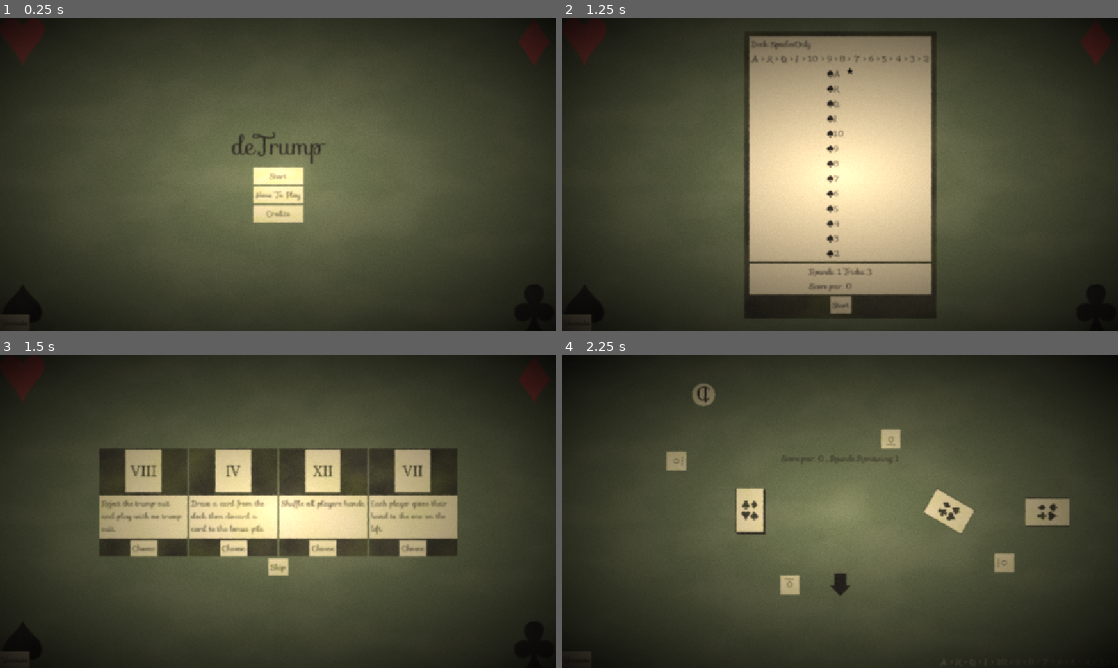
Above: before the commit, frames 1-4 (two rows, left to right).
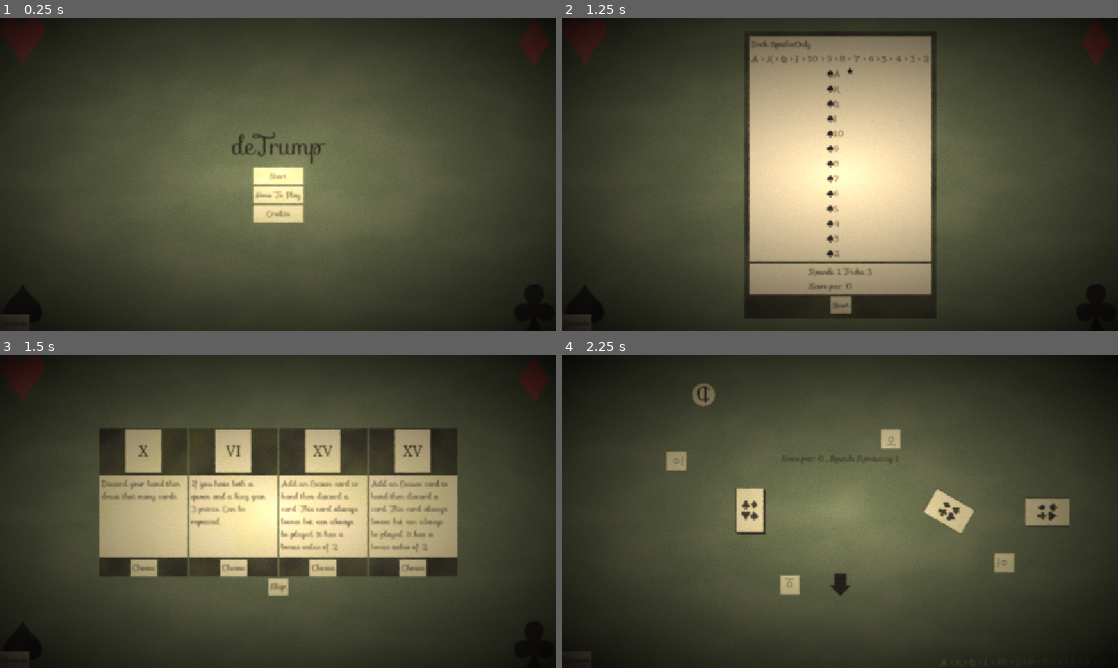
Above: after the commit, the same moments.

Repository: CMurtagh-LGTM/brackeys25.2
Game: Godot game, scene res://Main.tscn
Same seed, same stepped clock (60 frames per second), same inputs: the game is played once before the commit and once after it.
Inputs:
- Up to frame 1 (0.25 s): no input
- Up to frame 2 (1.25 s): click "Start" at 0.5 s
- Up to frame 3 (1.5 s): click "Start" at 1.25 s
- Up to frame 4 (2.25 s): click "Skip" at 2 s

Frames 1-2 are identical in both runs. In frame 3, 17% of the frame differs, in the area x 17-83%, y 23-78%; in frame 4, nothing differs.

Commit message:
Agent

Diff:
--- /dev/null
+++ b/Assets/Characters/Empty.svg
@@ -0,0 +1,41 @@
+<?xml version="1.0" encoding="UTF-8" standalone="no"?>
+<!-- Created with Inkscape (http://www.inkscape.org/) -->
+
+<svg
+   width="40"
+   height="40"
+   viewBox="0 0 210 297"
+   version="1.1"
+   id="svg1"
+   inkscape:version="1.4.2 (ebf0e940d0, 2025-05-08)"
+   sodipodi:docname="Empty.svg"
+   xmlns:inkscape="http://www.inkscape.org/namespaces/inkscape"
+   xmlns:sodipodi="http://sodipodi.sourceforge.net/DTD/sodipodi-0.dtd"
+   xmlns="http://www.w3.org/2000/svg"
+   xmlns:svg="http://www.w3.org/2000/svg">
+  <sodipodi:namedview
+     id="namedview1"
+     pagecolor="#ffffff"
+     bordercolor="#000000"
+     borderopacity="0.25"
+     inkscape:showpageshadow="2"
+     inkscape:pageopacity="0.0"
+     inkscape:pagecheckerboard="0"
+     inkscape:deskcolor="#d1d1d1"
+     inkscape:document-units="mm"
+     inkscape:zoom="0.89174383"
+     inkscape:cx="396.41429"
+     inkscape:cy="561.25984"
+     inkscape:window-width="3804"
+     inkscape:window-height="2094"
+     inkscape:window-x="0"
+     inkscape:window-y="0"
+     inkscape:window-maximized="1"
+     inkscape:current-layer="layer1" />
+  <defs
+     id="defs1" />
+  <g
+     inkscape:label="Layer 1"
+     inkscape:groupmode="layer"
+     id="layer1" />
+</svg>
--- a/Card/Card.gd
+++ b/Card/Card.gd
@@ -54,6 +54,9 @@
 
 func get_bower_colour() -> Color:
 	return _info.bower_colour
+
+func is_excuse() -> bool:
+	return _info.get_excuse()
 
 func suit(trump: Suit) -> Suit:
 	if get_bower(trump) != Bower.NONE:
--- a/Card/CardInfo.gd
+++ b/Card/CardInfo.gd
@@ -34,5 +34,8 @@
 func get_bower() -> Card.Bower:
 	return Card.Bower.NONE
 
+func get_excuse() -> bool:
+	return false
+
 func get_display_name() -> String:
 	return ""
--- /dev/null
+++ b/Card/ExcuseInfo.gd
@@ -0,0 +1,16 @@
+class_name ExcuseInfo
+extends CardInfo
+
+var _image: Texture2D = preload("res://Assets/Characters/Empty.svg")
+
+func get_image() -> Texture2D:
+	return _image
+
+func get_ordinal() -> Card.Ordinal:
+	return Card.Ordinal.BOTTOM
+
+func get_excuse() -> bool:
+	return true
+
+func get_display_name() -> String:
+	return "Excuse"
--- a/Deck/Deck.gd
+++ b/Deck/Deck.gd
@@ -11,6 +11,7 @@
 
 func add_card(card: Card) -> void:
 	if card.transient():
+		card.get_parent().remove_child(card)
 		return
 	await _cards.push_card(card)
 
--- a/GameManager/GameManager.gd
+++ b/GameManager/GameManager.gd
@@ -238,6 +238,9 @@
 			break
 	_triumph_chooser.visible = false
 
+	for triumph: Triumph in _triumphs:
+		triumph.reset_use()
+
 	_start_bid()
 
 func _start_bid() -> void:
@@ -317,6 +320,8 @@
 func _calculate_bonus_score() -> int:
 	var bonus: int = 0
 	for card: Card in _bonus_pile.get_cards():
+		if card.is_excuse():
+			bonus += 2
 		if card.suit(_game_state.trump()) != _game_state.trump():
 			continue
 		bonus += 1
--- a/Globals.gd
+++ b/Globals.gd
@@ -51,7 +51,7 @@
 
 var muted: bool = true # TODO false
 
-const forced_triumph: TriumphInfo = preload("res://Resources/Triumph/Traveller.tres")
+const forced_triumph: TriumphInfo = preload("res://Resources/Triumph/Agent.tres")
 
 func _ready() -> void:
 	var viewport = get_viewport()
--- a/Hand/Hand.gd
+++ b/Hand/Hand.gd
@@ -310,6 +310,9 @@
 func _can_play_card(card: Card) -> bool:
 	var card_suit: Suit = card.suit(_game_state.trump())
 
+	# Can always play excuse card
+	if card.is_excuse():
+		return true
 	# Leading can play any
 	if _game_state.lead_suit() == null:
 		return true
--- /dev/null
+++ b/Resources/Cards/Excuse.tres
@@ -0,0 +1,12 @@
+[gd_resource type="Resource" script_class="ExcuseInfo" load_steps=2 format=3 uid="uid://dbuc65ma2bm11"]
+
+[ext_resource type="Script" uid="uid://drg7r3osibewx" path="res://Card/ExcuseInfo.gd" id="1_56ijh"]
+
+[resource]
+script = ExtResource("1_56ijh")
+front_colour = Color(0.960784, 0.870588, 0.701961, 1)
+border_colour = Color(0.215686, 0.196078, 0.176471, 1)
+front_can_play_colour = Color(0.917647, 0.956863, 0.698039, 1)
+front_cant_play_colour = Color(0.956863, 0.737255, 0.698039, 1)
+bower_colour = Color(0.701961, 0.792157, 0.960784, 1)
+metadata/_custom_type_script = "uid://drg7r3osibewx"
--- a/Resources/Games/Four.tres
+++ b/Resources/Games/Four.tres
@@ -29,4 +29,5 @@
 rounds = 2
 tricks = 7
 win_condition = SubResource("Resource_50287")
+hands = 4
 metadata/_custom_type_script = "uid://c2wr4vn8g6efw"
--- a/Resources/Games/One.tres
+++ b/Resources/Games/One.tres
@@ -29,4 +29,5 @@
 rounds = 1
 tricks = 3
 win_condition = SubResource("Resource_u6gwy")
+hands = 4
 metadata/_custom_type_script = "uid://c2wr4vn8g6efw"
--- a/Resources/Games/Three.tres
+++ b/Resources/Games/Three.tres
@@ -29,4 +29,5 @@
 rounds = 3
 tricks = 5
 win_condition = SubResource("Resource_yl7aq")
+hands = 4
 metadata/_custom_type_script = "uid://c2wr4vn8g6efw"
--- a/Resources/Games/Two.tres
+++ b/Resources/Games/Two.tres
@@ -29,4 +29,5 @@
 rounds = 3
 tricks = 3
 win_condition = SubResource("Resource_ve83l")
+hands = 4
 metadata/_custom_type_script = "uid://c2wr4vn8g6efw"
--- /dev/null
+++ b/Resources/Triumph/Agent.tres
@@ -0,0 +1,19 @@
+[gd_resource type="Resource" script_class="TriumphInfo" load_steps=6 format=3 uid="uid://b4wt784jaate5"]
+
+[ext_resource type="Resource" uid="uid://dbuc65ma2bm11" path="res://Resources/Cards/Excuse.tres" id="1_00ps4"]
+[ext_resource type="Script" uid="uid://chanul83o6q5u" path="res://Triumph/TriumphInfo.gd" id="1_jmers"]
+[ext_resource type="Script" uid="uid://dvb5dodkuhx3o" path="res://Triumph/TriumphAction/MaterialiseAction.gd" id="2_cnwd5"]
+[ext_resource type="Texture2D" uid="uid://cs7avg4ty4177" path="res://Assets/Characters/XV.svg" id="4_1umbx"]
+
+[sub_resource type="Resource" id="Resource_gxttr"]
+script = ExtResource("2_cnwd5")
+card_info = ExtResource("1_00ps4")
+metadata/_custom_type_script = "uid://dvb5dodkuhx3o"
+
+[resource]
+script = ExtResource("1_jmers")
+texture = ExtResource("4_1umbx")
+description = "Add an Excuse card to hand then discard a card. This card always looses but can always be played. It has a bonus value of 2."
+exhausts = true
+action = SubResource("Resource_gxttr")
+metadata/_custom_type_script = "uid://chanul83o6q5u"
--- a/SceneManager.gd
+++ b/SceneManager.gd
@@ -66,7 +66,6 @@
 			await _show_game_over(place, score, game.win_condition.to_label())
 			return
 	await _show_victory()
-	return
 
 func _show_game_preview(game: GameInfo) -> void:
 	_game_preview.set_game_info(game)
--- a/Triumph/Triumph.gd
+++ b/Triumph/Triumph.gd
@@ -13,7 +13,7 @@
 func unexhaust() -> void:
 	_exhausted = false
 
-func end_use() -> void:
+func reset_use() -> void:
 	_used = false
 
 func apply_game_modifier(state: TriumphGameState) -> void:
Not shown, added: Assets/Characters/Empty.svg.import
Not shown, added: Card/ExcuseInfo.gd.uid
